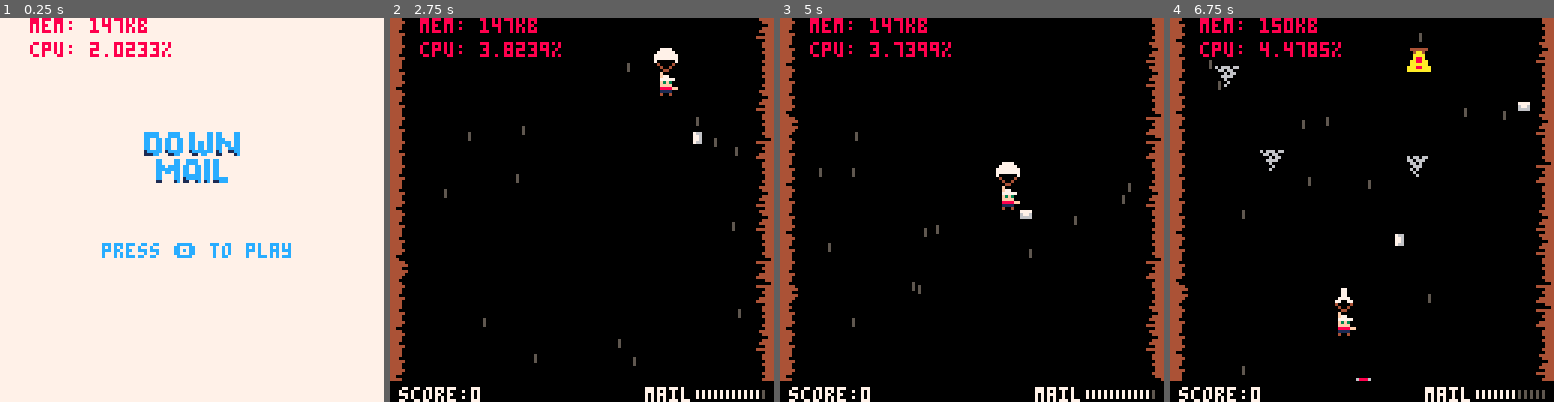
Above: before the commit, frames 1-4 (left to right).
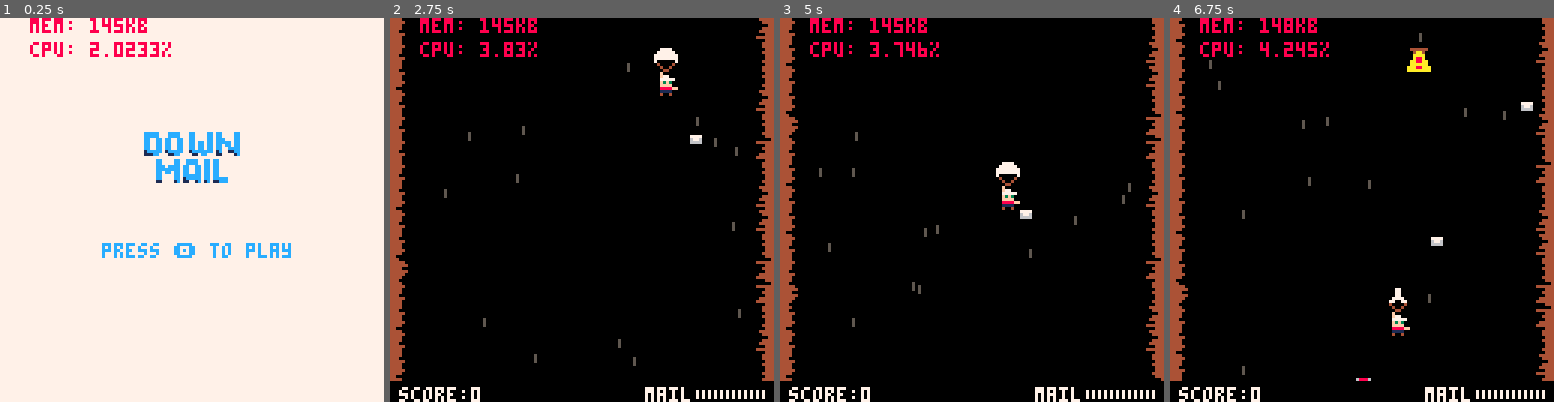
Above: after the commit, the same moments.

Repository: sugarvoid/down-mail
Game: PICO-8 cartridge down_mail.p8
Same seed, same stepped clock (60 frames per second), same inputs: the game is played once before the commit and once after it.
Inputs:
- Up to frame 1 (0.25 s): no input
- Up to frame 2 (2.75 s): tap X (X key) at 0.33, 1.07, 1.85 s; tap O (Z key) at 0.7, 1.7, 2.1, 2.5 s; hold Right 1.6-2.1 s; hold Up 2.15-2.42 s; hold Right from 2.47 s (still down)
- Up to frame 3 (5 s): tap O (Z key) every 0.4 s from 2.9 to 4.9 s; tap X (X key) at 2.97, 4.08 s; release Right at 3.03 s; hold Left 3.08-3.58 s; hold Down 3.63-3.97 s; hold Right 4.02-4.68 s; hold Up from 4.73 s (still down)
- Up to frame 4 (6.75 s): release Up at 5.03 s; hold Left 5.08-5.68 s; tap X (X key) at 5.2, 6.32 s; tap O (Z key) every 0.4 s from 5.3 to 6.5 s; hold Down 5.73-6.03 s; hold Right 6.08-6.58 s; hold Right from 6.63 s (still down)

The runs differ from the first frame. In frame 1, less than 0.1% of the frame differs, in the area x 29-33%, y 0-4%; in frame 2, 0.3%; in frame 3, 0.2%; in frame 4, 1.4%, in the area x 11-98%, y 0-100%.

Commit message:
Broken. Putting on hold

Diff:
--- a/src/demon.lua
+++ b/src/demon.lua
@@ -30,7 +30,7 @@
     _demon.w = 8
     _demon.h = 24
     _demon.y = off_screen_y
-    _demon.curr_animation = _demon.animations["idle"]
+   -- _demon.curr_animation = _demon.animations["idle"]
     _demon.skull_x=0
 
     _demon.facing_r = false
@@ -53,17 +53,6 @@
 end
 
 function demon:update()
-    if self.curr_animation == self.animations["throw"] and self.curr_animation.done then
-        --self.animations["throw"]:resume()
-        --self.animations["throw"]:gotoFrame(1)
-        self.curr_animation = self.animations["grow_head"]
-    end
-    if self.curr_animation == self.animations["grow_head"] and self.curr_animation.done then
-        --self.animations["grow_head"]:resume()
-        --self.animations["grow_head"]:gotoFrame(1)
-        self.curr_animation = self.animations["idle"]
-    end
-
     if self.in_play then
         self.time_on_screen+=1
         self.tmr_move -= 1 -- math.clamp(0, self.tmr_move - 1, 90)
@@ -98,17 +87,17 @@
 end
 
 function demon:move(new_y)
-    self.curr_animation = self.animations["climb"]
+    --self.curr_animation = self.animations["climb"]
     self.y = new_y
     if self.y == new_y then
-        self.curr_animation = self.animations["idle"]
+        --self.curr_animation = self.animations["idle"]
         self.tmr_move = randsec_rang(4, 8)
     end
 end
 
 function demon:crawl_on_screen()
     self.in_play = true
-    self.curr_animation = self.animations["climb"]
+   -- self.curr_animation = self.animations["climb"]
     local _y = rnd({y_range[1], y_range[2]})
     self.y = _y
 end
@@ -124,7 +113,7 @@
 end
 
 function demon:throw_skull()
-    self.curr_animation = self.animations["throw"]
+    --self.curr_animation = self.animations["throw"]
     self.tmr_throw = throw_times[self.agro]
     spawn_skull(self.skull_x, self.y, p1, self.facing_r)
 end
--- a/src/letter.lua
+++ b/src/letter.lua
@@ -8,10 +8,10 @@
         self.speed  = mid(-4, self.speed + self.accel, 4)
         self.x += self.speed * self.dir
         self.t = (self.t + 1) % 5
-        rotate = self.t == 0
-        if rotate then
-            self.img += 1
-        end
+       -- local rotate = self.t == 0
+       -- if rotate then
+        --    self.img += 1
+       -- end
         if self.img == 35 then
             self.img = 32
         end
--- a/src/main.lua
+++ b/src/main.lua
@@ -40,7 +40,7 @@
 }
 
 g_state = nil
-deliveries_needed = 6
+deliveries_needed = 2
 deliveries_left = deliveries_needed
 
 end_text_l1 = ""
@@ -505,7 +505,7 @@
 function goto_bonus()
     p1.move_speed = 1.5
     spawner.reset()
-    bouns_timer = 30 * 15
+    bouns_timer = 50  --30 * 15
     change_state(gamestates.bonus)
 end
 
--- a/src/player.lua
+++ b/src/player.lua
@@ -118,7 +118,7 @@
 end
 
 function player:update_letters(amount)
-    self.letters = mid(0, self.letters + amount, self.max_letter)
+    --self.letters = mid(0, self.letters + amount, self.max_letter)
 end
 
 function player:take_damage()
--- a/src/spawner.lua
+++ b/src/spawner.lua
@@ -58,7 +58,7 @@
 
             if self.demon <= 0 then
                 self.demon = randsec_rang(9, 20)
-                spawn_demon()
+              --  spawn_demon()
             end
 
             if self.ammo <= 0 then
@@ -90,6 +90,7 @@
         mailboxes = {}
         rocks = {}
         rings = {}
+        twisters = {}
         objects.front = {}
         objects.back = {}
         all_particles = {}
--- a/src/twister.lua
+++ b/src/twister.lua
@@ -1,5 +1,7 @@
 twister = {}
 twister.__index = twister
+
+twisters = {}
 
 function spawn_twister(x, y)
     local _t = setmetatable({}, twister)
@@ -17,7 +19,7 @@
     _t.angle = 0
     _t.speed = 1.5
     _t.prox = 0.2
-    add(objects.front, _t)
+    add(twisters, _t)
 end
 
 function twister:set_target(obj)
@@ -36,11 +38,13 @@
         self.prox = 0.8
         p1.move_speed = 1.5
     end
+
     local _newangle = atan2(self.target.x - self.x, self.target.y - self.y)
+
     if _newangle <= 0.3 then
         local _t = self.target.type
         if _t == "exit" then
-            del(objects.front, self)
+            del(twisters, self)
         elseif _t == "player" then
             p1.move_speed = 0.5
         end
